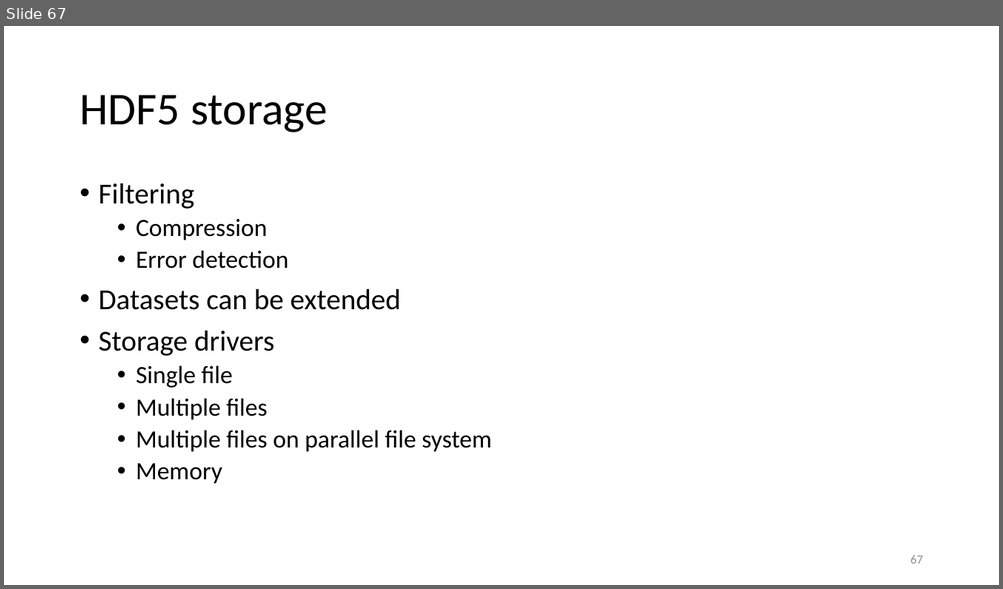
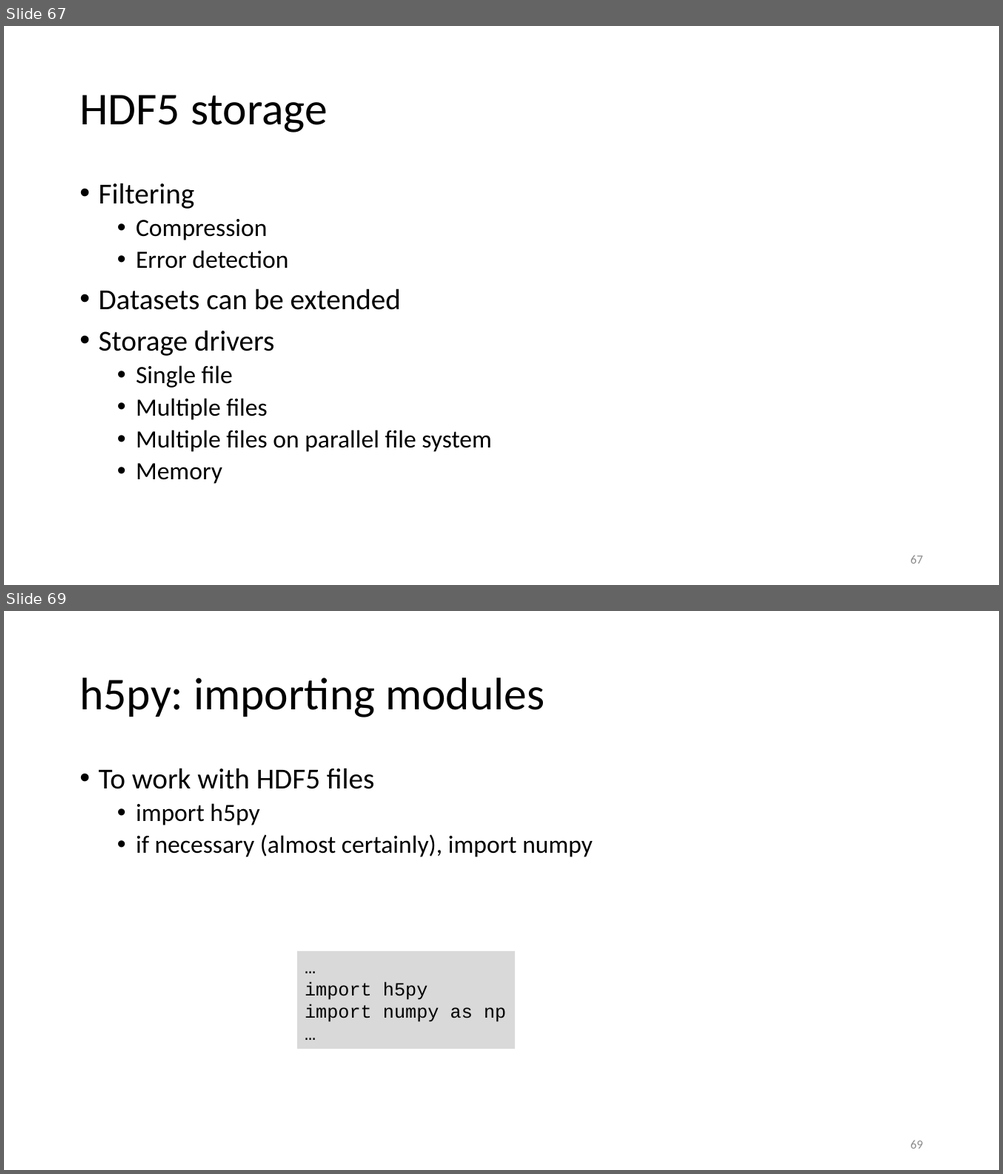
Before and after one commit to gjbex/Scientific-Python, a slide deck: scientific_python.pptx. Shown one above the other, each under a label of ours: slide 67 before the commit, slides 67 and 69 after it; the slides between them are not shown. The pictures are 1003x589 and 1003x1174 pixels, drawn with LibreOffice and Linux fonts; fonts in the diff are those of the drawing. Boxes give left, top, right and bottom in pixels: in the first picture for what was removed or moved away, otherwise in the second. Text is boxed around its words. In the diff, an @@ line names an element or a change of style, - is before the commit and + after.

```diff
--- a/scientific_python.pptx
+++ b/scientific_python.pptx
@@ slide 69 added at (4,611,999,1170), background #FFFFFF @@
@@ title added at (79,678,544,718), 44 pt, text #000000 @@
+h5py: importing modules
@@ text added at (99,768,592,857), 24 pt, text #000000 @@
+• To work with HDF5 files
+  • import h5py
+  • if necessary (almost certainly), import numpy
@@ rectangle added at (297,951,515,1049), fill #D9D9D9, 18 pt, text #000000 @@
+…
+import h5py
+import numpy as np
+…
@@ page number added at (910,1141,922,1149), 12 pt, text #8C8C8C @@
+69
```
Also in this commit, not shown: 2 slides changed.
